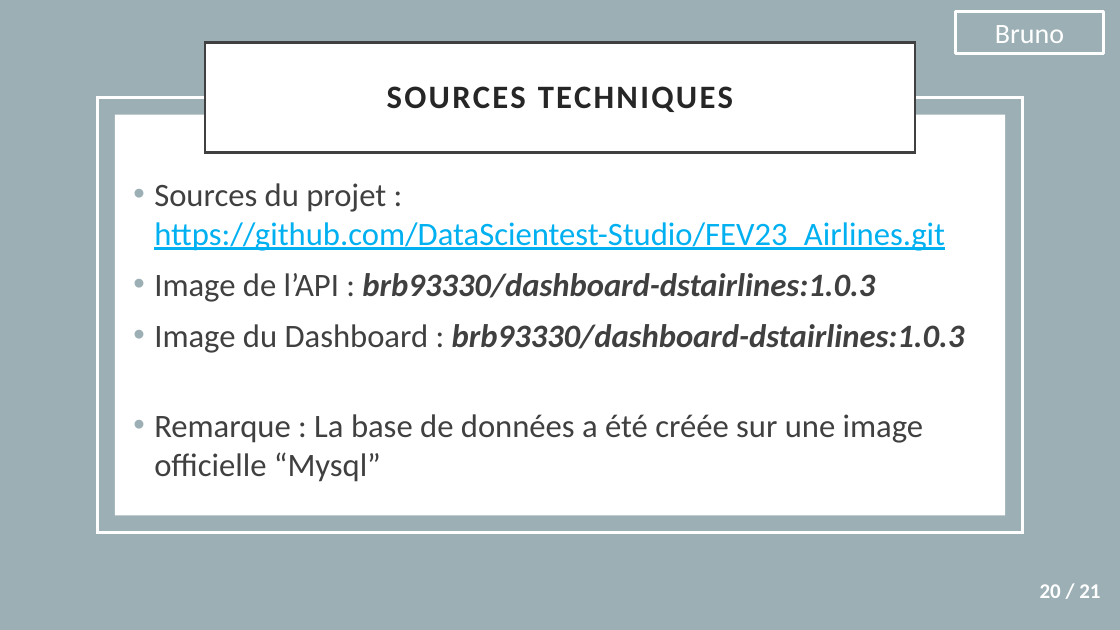
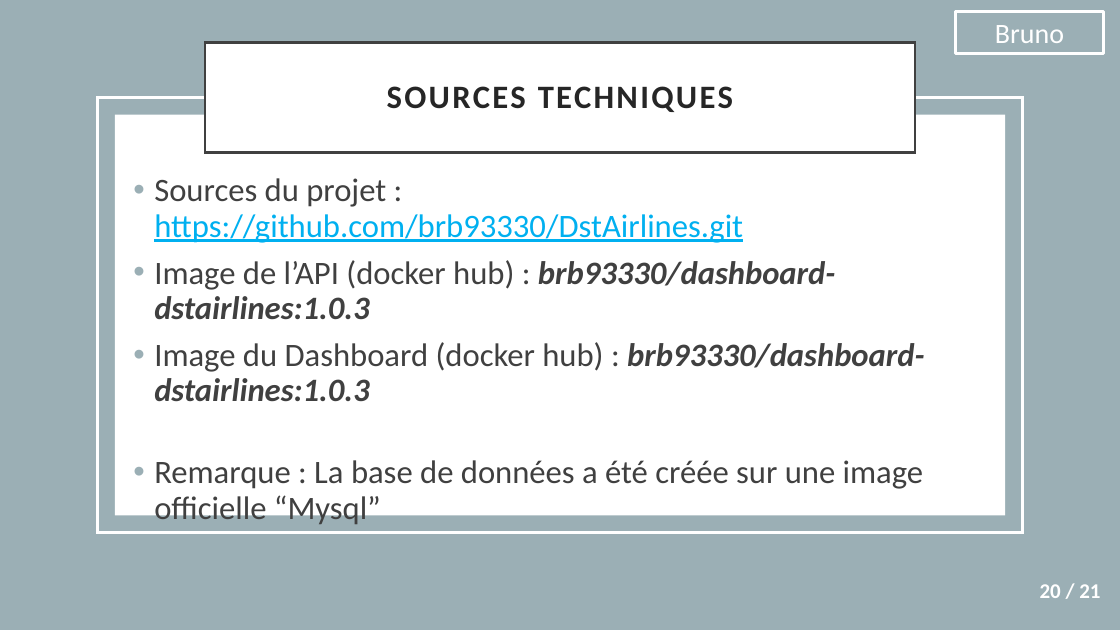
Before and after one commit to brb93330/DstAirlines, a slide deck: slide 20 of Documents/Presentation_projets_v1.2.pptx. Drawn at 1120x630 pixels with LibreOffice and Linux fonts; fonts in the diff are those of the drawing. Boxes give left, top, right and bottom in pixels: in the first picture for what was removed or moved away, otherwise in the second. Text is boxed around its words. In the diff, an @@ line names an element or a change of style, - is before the commit and + after.

Commit message:
update presentation

```diff
--- a/Documents/Presentation_projets_v1.2.pptx
+++ b/Documents/Presentation_projets_v1.2.pptx
@@ text at (154, 178, 924, 401): text changed @@
-• Sources du projet : https://github.com/DataScientest-Studio/FEV23_Airlines.git
-• Image de l’API : brb93330/dashboard-dstairlines:1.0.3
-• Image du Dashboard : brb93330/dashboard-dstairlines:1.0.3
+• Sources du projet : https://github.com/brb93330/DstAirlines.git
+• Image de l’API (docker hub) : brb93330/dashboard-dstairlines:1.0.3
+• Image du Dashboard (docker hub) : brb93330/dashboard-dstairlines:1.0.3
@@ text at (154, 460, 924, 527): line spacing 1 to 0.9 @@
```
Also in this commit, not shown: 3 other slides changed.
